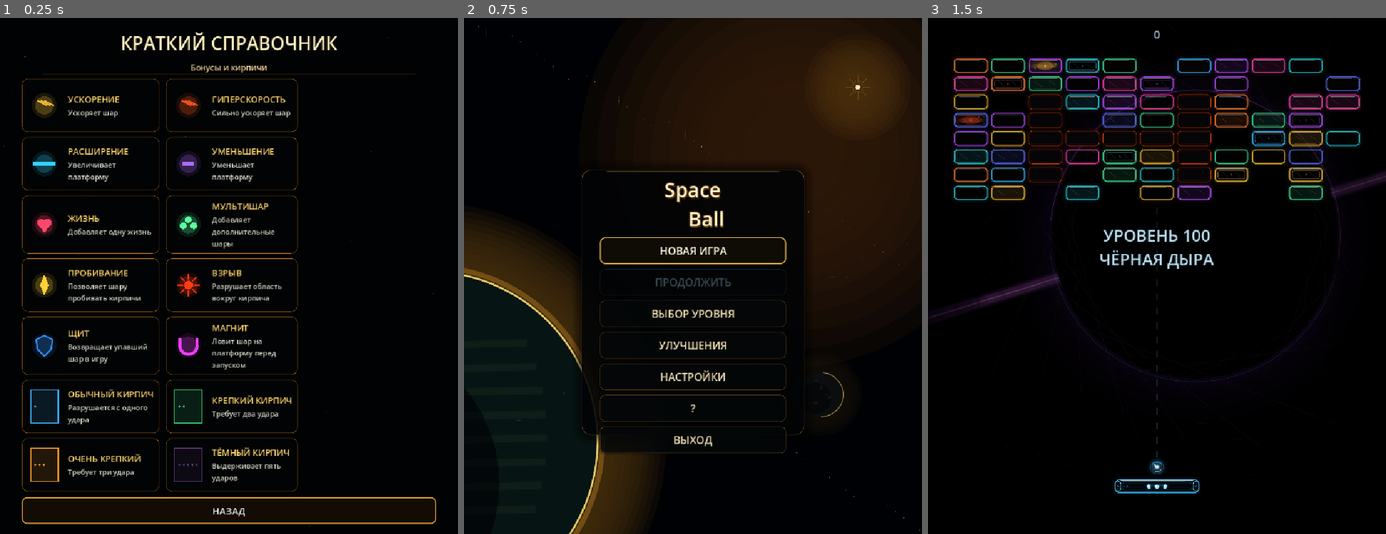
Above: before the commit, frames 1-3 (left to right).
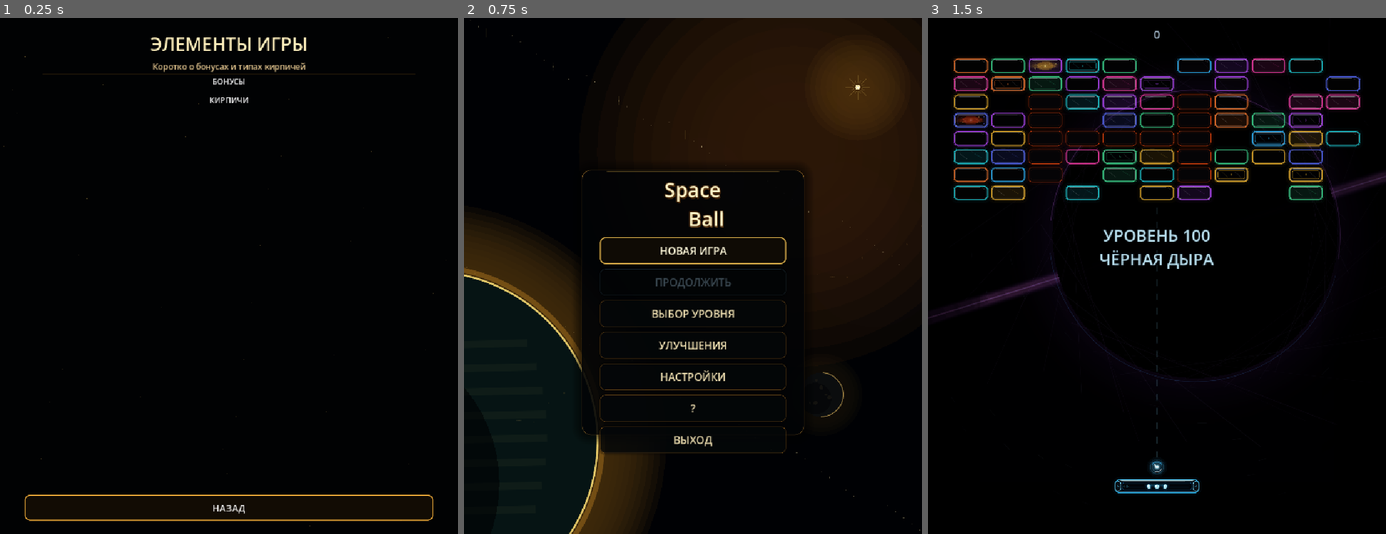
Above: after the commit, the same moments.

Repository: Ardarik421/arkanoid
Game: Godot game, scene res://scenes/game_guide.tscn
Same seed, same stepped clock (60 frames per second), same inputs: the game is played once before the commit and once after it. This scene is started directly instead of the project's main scene. Sound files missing from this copy of the repository are replaced by a short silence.
Inputs:
- Up to frame 1 (0.25 s): no input
- Up to frame 2 (0.75 s): click "НАЗАД" at 0.5 s
- Up to frame 3 (1.5 s): click "НОВАЯ ИГРА" at 1.25 s

The runs differ from the first frame. In frame 1, 11% of the frame differs, in the area x 4-96%, y 2-99%; in frame 2, nothing differs; in frame 3, nothing differs.
Error after the commit: Cannot call method 'add_child' on a null value. (res://scenes/game_guide.gd:75)

Commit message:
Restructure game elements guide

Diff:
--- a/scenes/game_guide.tscn
+++ b/scenes/game_guide.tscn
@@ -16,35 +16,54 @@
 anchors_preset = 15
 anchor_right = 1.0
 anchor_bottom = 1.0
-offset_left = 46.0
-offset_top = 38.0
-offset_right = -46.0
-offset_bottom = -34.0
+offset_left = 52.0
+offset_top = 28.0
+offset_right = -52.0
+offset_bottom = -28.0
 
 [node name="VBox" type="VBoxContainer" parent="Margin"]
 layout_mode = 2
-theme_override_constants/separation = 12
+theme_override_constants/separation = 8
 
 [node name="Title" type="Label" parent="Margin/VBox"]
 layout_mode = 2
-text = "КРАТКИЙ СПРАВОЧНИК"
+text = "ЭЛЕМЕНТЫ ИГРЫ"
 horizontal_alignment = 1
 
 [node name="Subtitle" type="Label" parent="Margin/VBox"]
 layout_mode = 2
-text = "Бонусы и кирпичи"
+text = "Коротко о бонусах и типах кирпичей"
 horizontal_alignment = 1
 
-[node name="Grid" type="GridContainer" parent="Margin/VBox"]
+[node name="BonusHeader" type="Label" parent="Margin/VBox"]
+layout_mode = 2
+text = "БОНУСЫ"
+horizontal_alignment = 1
+
+[node name="BonusGrid" type="GridContainer" parent="Margin/VBox"]
+layout_mode = 2
+theme_override_constants/h_separation = 14
+theme_override_constants/v_separation = 8
+columns = 2
+
+[node name="BrickHeader" type="Label" parent="Margin/VBox"]
+layout_mode = 2
+text = "КИРПИЧИ"
+horizontal_alignment = 1
+
+[node name="BrickGrid" type="GridContainer" parent="Margin/VBox"]
+layout_mode = 2
+theme_override_constants/h_separation = 14
+theme_override_constants/v_separation = 8
+columns = 2
+
+[node name="Spacer" type="Control" parent="Margin/VBox"]
 layout_mode = 2
 size_flags_vertical = 3
-theme_override_constants/h_separation = 14
-theme_override_constants/v_separation = 10
-columns = 2
 
 [node name="BackButton" type="Button" parent="Margin/VBox"]
 layout_mode = 2
-custom_minimum_size = Vector2(0,56)
+custom_minimum_size = Vector2(0,54)
 text = "НАЗАД"
 
 [connection signal="pressed" from="Margin/VBox/BackButton" to="." method="_back"]
